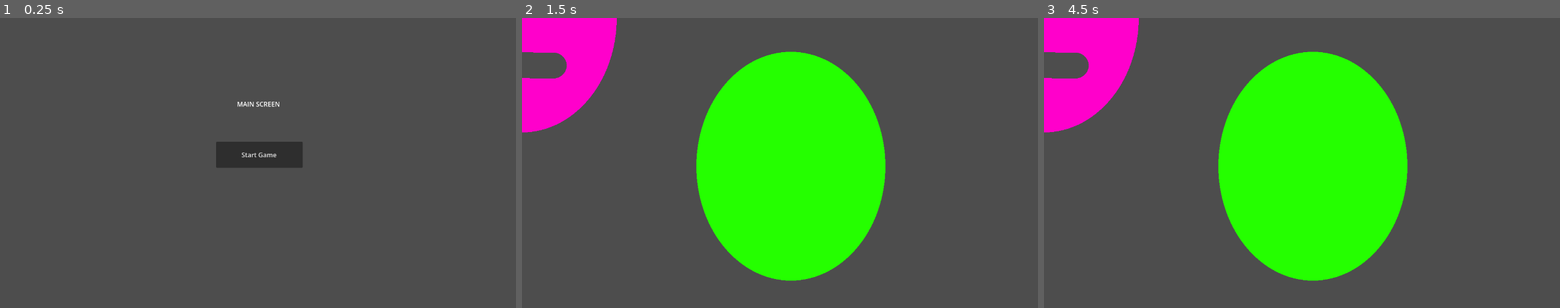
Above: before the commit, frames 1-3 (left to right).
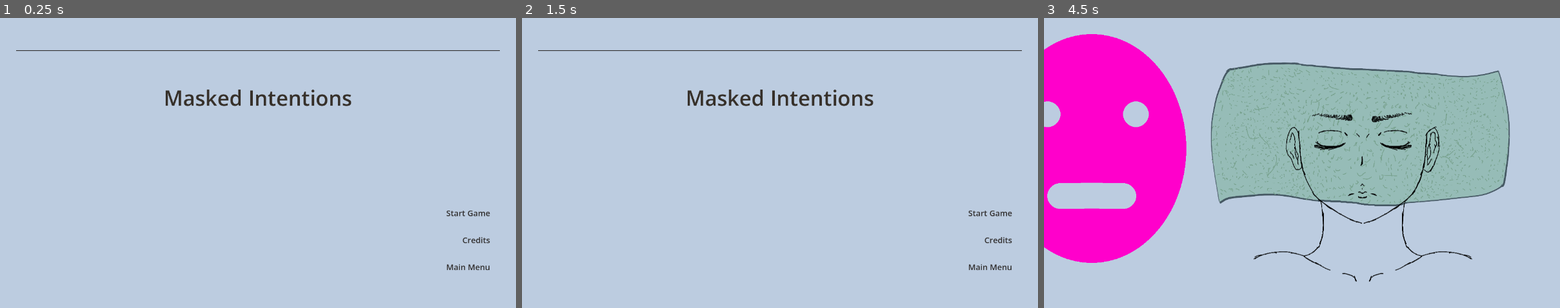
Above: after the commit, the same moments.

Repository: ericdsw/GameJam2026
Game: Godot game, scene res://Game.tscn
Two runs of this game, one before a commit and one after it. Both use one fixed random seed, a clock stepped at 60 frames per second and the inputs below.
Inputs (mouse positions are in pixels of both pictures, inside the frame that each line leads up to):
- Up to frame 1 (0.25 s): no input
- Up to frame 2 (1.5 s): click (780, 154) at 0.5 s, where only the run before the commit has a clickable "Start Game"; tap Enter at 1.25 s; move the mouse to (893, 148) at 1.27 s; click (893, 148) at 1.42 s
- Up to frame 3 (4.5 s): tap Space at 2, 3.5 s; drag from (1198, 177) to (1276, 221) at 2.02 s; tap Enter at 2.75, 4.25 s; move the mouse to (1353, 99) at 2.77 s; click (1353, 99) at 2.92 s; drag from (1276, 221) to (1147, 119) at 3.52 s; move the mouse to (1456, 206) at 4.27 s; click (1456, 206) at 4.42 s

The runs differ from the first frame. In frame 1, 100% of the frame differs, in the area x 0-100%, y 0-100%; in frame 2, 100%; in frame 3, 96%.

Commit message:
Updated screen logic (better encapsulation), added some theme assets, added better placeholder assets

Diff:
--- a/Game.gd
+++ b/Game.gd
@@ -3,8 +3,6 @@
 
 
 @export var main_screen_scene: PackedScene
-@export var face_screen_scene: PackedScene
-@export var game_over_screen_scene: PackedScene
 
 
 var _current_screen: BaseScreen
@@ -29,7 +27,5 @@
 		_current_screen.queue_free()
 
 
-func _on_navigate_to_screen(screen_name: String) -> void:
-	match screen_name:
-		"face_screen":
-			_go_to_screen(face_screen_scene)
+func _on_navigate_to_screen(screen_resource: PackedScene) -> void:
+	_go_to_screen(screen_resource)
--- a/Objects/Face/Face.tscn
+++ b/Objects/Face/Face.tscn
@@ -1,6 +1,6 @@
 [gd_scene format=3 uid="uid://c3n2nt44q0jua"]
 
-[ext_resource type="Texture2D" uid="uid://cahppwc7mo73b" path="res://normal_face_mock.png" id="1_gnrgg"]
+[ext_resource type="Texture2D" uid="uid://cyxvu5dglo8kg" path="res://Resources/Images/Face/placeholder_face.png" id="1_gnrgg"]
 
 [node name="Face" type="Node2D" unique_id=880044491]
 
--- a/Objects/Mask/Mask.tscn
+++ b/Objects/Mask/Mask.tscn
@@ -1,7 +1,7 @@
 [gd_scene format=3 uid="uid://csgwsfnk31gor"]
 
 [ext_resource type="Script" uid="uid://bigpkf5k3pkjf" path="res://Objects/Mask/Mask.gd" id="1_uxyop"]
-[ext_resource type="Texture2D" uid="uid://ds4m6ed0n4g6x" path="res://mask.png" id="2_3kh16"]
+[ext_resource type="Texture2D" uid="uid://ds4m6ed0n4g6x" path="res://Resources/Images/Face/mask.png" id="2_3kh16"]
 [ext_resource type="BitMap" uid="uid://lf7vi41k8kgl" path="res://mask_click_mask.png" id="3_3kh16"]
 
 [node name="Mask" type="Node2D" unique_id=775272652]
--- a/Screens/BaseScreen.gd
+++ b/Screens/BaseScreen.gd
@@ -1,5 +1,6 @@
 class_name BaseScreen
-extends Node2D
+extends Control
 
 
-signal navigate_to_screen(screen_name)
+@warning_ignore("unused_signal")
+signal navigate_to_screen(screen_resource)
--- a/Screens/FaceScreen/FaceScreen.tscn
+++ b/Screens/FaceScreen/FaceScreen.tscn
@@ -2,12 +2,34 @@
 
 [ext_resource type="Script" uid="uid://0aacoajwpd32" path="res://Screens/FaceScreen/FaceScreen.gd" id="1_35dty"]
 [ext_resource type="PackedScene" uid="uid://c3n2nt44q0jua" path="res://Objects/Face/Face.tscn" id="1_rnw1p"]
+[ext_resource type="Texture2D" uid="uid://c4k1cfifklqh6" path="res://Resources/Images/Elements/towel.png" id="2_8fhud"]
 [ext_resource type="PackedScene" uid="uid://csgwsfnk31gor" path="res://Objects/Mask/Mask.tscn" id="3_ubqpy"]
 
-[node name="FaceScreen" type="Node2D" unique_id=1155746004]
+[node name="FaceScreen" type="Control" unique_id=32535975]
+layout_mode = 3
+anchors_preset = 15
+anchor_right = 1.0
+anchor_bottom = 1.0
+grow_horizontal = 2
+grow_vertical = 2
 script = ExtResource("1_35dty")
+metadata/_edit_lock_ = true
+
+[node name="Background" type="ColorRect" parent="." unique_id=1316918570]
+layout_mode = 1
+anchors_preset = 15
+anchor_right = 1.0
+anchor_bottom = 1.0
+grow_horizontal = 2
+grow_vertical = 2
+color = Color(0.7372549, 0.8, 0.8784314, 1)
+
+[node name="Towel" type="Sprite2D" parent="." unique_id=1807603197]
+position = Vector2(786.5, 299.5)
+texture = ExtResource("2_8fhud")
 
 [node name="Face" parent="." unique_id=880044491 instance=ExtResource("1_rnw1p")]
-position = Vector2(667, 368)
+position = Vector2(787.5, 426.5)
 
 [node name="Mask" parent="." unique_id=775272652 instance=ExtResource("3_ubqpy")]
+position = Vector2(118, 324)
--- a/Screens/GameOver/GameOver.tscn
+++ b/Screens/GameOver/GameOver.tscn
@@ -1,3 +1,9 @@
 [gd_scene format=3 uid="uid://bp02qsokypiyh"]
 
-[node name="GameOver" type="Node2D" unique_id=1251981139]
+[node name="GameOver" type="Control" unique_id=1696539601]
+layout_mode = 3
+anchors_preset = 15
+anchor_right = 1.0
+anchor_bottom = 1.0
+grow_horizontal = 2
+grow_vertical = 2
--- a/Screens/MainScreen/MainScreen.gd
+++ b/Screens/MainScreen/MainScreen.gd
@@ -2,5 +2,34 @@
 extends BaseScreen
 
 
-func _on_button_pressed() -> void:
-	navigate_to_screen.emit("face_screen")
+@export var buttons: Array[MainMenuButton]
+
+
+var _active_button: MainMenuButton
+
+
+func _ready() -> void:
+	for button in buttons:
+		button.mouse_entered.connect(_on_button_mouse_entered.bind(button))
+		button.gui_input.connect(_on_button_gui_input.bind(button))
+		button.mouse_exited.connect(_on_button_mouse_exited.bind(button))
+
+
+func _on_button_mouse_entered(which_button: MainMenuButton) -> void:
+	if which_button != _active_button:
+		_active_button = which_button
+		for button in buttons:
+			button.active = button == _active_button
+
+
+func _on_button_mouse_exited(which_button: MainMenuButton) -> void:
+	if _active_button == which_button:
+		_active_button = null
+		for button in buttons:
+			button.active = false
+
+
+func _on_button_gui_input(input_event: InputEvent, which_button: MainMenuButton) -> void:
+	if input_event is InputEventMouseButton:
+		if input_event.button_index == MOUSE_BUTTON_LEFT and input_event.is_pressed():
+			navigate_to_screen.emit(which_button.screen_scene)
--- a/Screens/MainScreen/MainScreen.tscn
+++ b/Screens/MainScreen/MainScreen.tscn
@@ -1,22 +1,84 @@
 [gd_scene format=3 uid="uid://byswwnp8lyn1k"]
 
 [ext_resource type="Script" uid="uid://c00bwv7mfsu67" path="res://Screens/MainScreen/MainScreen.gd" id="1_q1lju"]
+[ext_resource type="PackedScene" uid="uid://c0eyhjsqbcycs" path="res://UserInterface/Buttons/MainMenuButton/MainMenuButton.tscn" id="2_k2ber"]
+[ext_resource type="PackedScene" uid="uid://mrx75ou03kmh" path="res://Screens/FaceScreen/FaceScreen.tscn" id="3_s3utt"]
 
-[node name="MainScreen" type="Node2D" unique_id=1479209338]
+[sub_resource type="LabelSettings" id="LabelSettings_q1lju"]
+font_size = 52
+font_color = Color(0.21176471, 0.1882353, 0.16470589, 1)
+
+[node name="MainScreen" type="Control" unique_id=955668182 node_paths=PackedStringArray("buttons")]
+layout_mode = 3
+anchors_preset = 15
+anchor_right = 1.0
+anchor_bottom = 1.0
+grow_horizontal = 2
+grow_vertical = 2
 script = ExtResource("1_q1lju")
+buttons = [NodePath("VBoxContainer/StartGame"), NodePath("VBoxContainer/Credits"), NodePath("VBoxContainer/QuitGame")]
 
-[node name="Label" type="Label" parent="." unique_id=1297327131]
-offset_left = 588.0
-offset_top = 202.0
-offset_right = 695.0
-offset_bottom = 225.0
-text = "MAIN SCREEN"
+[node name="Background" type="ColorRect" parent="." unique_id=1242094119]
+layout_mode = 1
+anchors_preset = 15
+anchor_right = 1.0
+anchor_bottom = 1.0
+grow_horizontal = 2
+grow_vertical = 2
+color = Color(0.7372549, 0.8, 0.8784314, 1)
 
-[node name="Button" type="Button" parent="." unique_id=635666251]
-offset_left = 536.0
-offset_top = 307.0
-offset_right = 751.0
-offset_bottom = 372.0
-text = "Start Game"
+[node name="TopLine" type="ColorRect" parent="Background" unique_id=1779376046]
+custom_minimum_size = Vector2(0, 2)
+layout_mode = 1
+anchors_preset = -1
+anchor_right = 1.0
+offset_left = 40.0
+offset_top = 80.0
+offset_right = -40.0
+grow_horizontal = 2
+color = Color(0.19215687, 0.18431373, 0.18431373, 1)
 
-[connection signal="pressed" from="Button" to="." method="_on_button_pressed"]
+[node name="TitleLabel" type="Label" parent="." unique_id=1297327131]
+layout_mode = 1
+anchors_preset = -1
+anchor_top = 0.2
+anchor_right = 1.0
+anchor_bottom = 0.35
+offset_top = -36.0
+offset_bottom = 36.0
+grow_horizontal = 2
+grow_vertical = 2
+text = "Masked Intentions"
+label_settings = SubResource("LabelSettings_q1lju")
+horizontal_alignment = 1
+vertical_alignment = 1
+
+[node name="VBoxContainer" type="VBoxContainer" parent="." unique_id=2022974410]
+layout_mode = 1
+anchors_preset = -1
+anchor_left = 1.0
+anchor_top = 1.0
+anchor_right = 1.0
+anchor_bottom = 1.0
+offset_left = -200.0
+offset_top = -141.0
+offset_right = -64.0
+offset_bottom = -74.0
+grow_horizontal = 0
+grow_vertical = 0
+theme_override_constants/separation = 12
+
+[node name="StartGame" parent="VBoxContainer" unique_id=417114390 instance=ExtResource("2_k2ber")]
+layout_mode = 2
+button_text = "Start Game"
+right_selection_offset = 64.0
+screen_scene = ExtResource("3_s3utt")
+
+[node name="Credits" parent="VBoxContainer" unique_id=474490758 instance=ExtResource("2_k2ber")]
+layout_mode = 2
+button_text = "Credits"
+right_selection_offset = 64.0
+
+[node name="QuitGame" parent="VBoxContainer" unique_id=2028582430 instance=ExtResource("2_k2ber")]
+layout_mode = 2
+right_selection_offset = 64.0
--- /dev/null
+++ b/UserInterface/Buttons/MainMenuButton/MainMenuButton.gd
@@ -0,0 +1,71 @@
+@tool
+class_name MainMenuButton
+extends Control
+
+
+@export var button_text: String:
+	set(new_val):
+		button_text = new_val
+		_sync_text.call_deferred()
+@export var inactive_color: Color:
+	set(new_val):
+		inactive_color = new_val
+		_sync_colors.call_deferred()
+@export var active_color: Color:
+	set(new_val):
+		active_color = new_val
+		_sync_colors.call_deferred()
+@export var active := false:
+	set(new_val):
+		active = new_val
+		_sync_colors.call_deferred(0.2)
+@export var right_selection_offset := 0.0:
+	set(new_val):
+		right_selection_offset = new_val
+		_sync_right_selection_offset.call_deferred()
+@export var screen_scene: PackedScene
+@export var selection_rect: TextureRect
+@export var button_label: Label
+
+
+var _animation_tween : Tween = null
+
+
+func _ready() -> void:
+	selection_rect.modulate = inactive_color
+	_sync_text()
+	_sync_colors(0.0)
+	_sync_right_selection_offset()
+
+
+func _sync_colors(animation_duration := 0.0) -> void:
+
+	if _animation_tween != null:
+		_animation_tween.kill()
+
+	var _original_color := button_label.get_theme_color("font_color")
+	var _target_color := active_color if active else inactive_color
+	var _selection_modulate := 1.0 if active else 0.0
+
+	if animation_duration <= 0.0:
+		_apply_text_color(_target_color)
+		selection_rect.modulate.a = _selection_modulate
+	else:
+		_animation_tween = create_tween()
+		_animation_tween.tween_method(_apply_text_color, _original_color, _target_color, animation_duration)
+		_animation_tween.parallel()\
+				.tween_property(selection_rect, "modulate:a", _selection_modulate, animation_duration)\
+				.from(selection_rect.modulate.a)
+
+
+func _sync_right_selection_offset() -> void:
+	var _diff_x : float = size.x - selection_rect.size.x
+	selection_rect.position.x = _diff_x + right_selection_offset
+
+
+func _sync_text() -> void:
+	button_label.text = button_text
+
+
+func _apply_text_color(new_color: Color) -> void:
+	button_label.add_theme_color_override("font_color", new_color)
--- /dev/null
+++ b/UserInterface/Buttons/MainMenuButton/MainMenuButton.tscn
@@ -0,0 +1,39 @@
+[gd_scene format=3 uid="uid://c0eyhjsqbcycs"]
+
+[ext_resource type="Script" uid="uid://c36ihq5irjku1" path="res://UserInterface/Buttons/MainMenuButton/MainMenuButton.gd" id="1_nps8r"]
+[ext_resource type="Texture2D" uid="uid://dmbov8pc7sx07" path="res://Resources/Images/UI/Selection/main_menu_selection.png" id="2_ayiny"]
+
+[node name="MainMenuButton" type="Control" unique_id=1563232101 node_paths=PackedStringArray("selection_rect", "button_label")]
+custom_minimum_size = Vector2(400, 55)
+layout_mode = 3
+anchors_preset = 0
+offset_right = 400.0
+offset_bottom = 55.0
+script = ExtResource("1_nps8r")
+button_text = "Main Menu"
+inactive_color = Color(0.19215687, 0.18431373, 0.18431373, 1)
+active_color = Color(0.7372549, 0.8, 0.8784314, 1)
+selection_rect = NodePath("TextureRect")
+button_label = NodePath("Label")
+
+[node name="TextureRect" type="TextureRect" parent="." unique_id=756266957]
+modulate = Color(0.19215687, 0.18431373, 0.18431373, 0)
+show_behind_parent = true
+layout_mode = 0
+offset_left = -100.0
+offset_right = 400.0
+offset_bottom = 55.0
+texture = ExtResource("2_ayiny")
+
+[node name="Label" type="Label" parent="." unique_id=1467804821]
+layout_mode = 1
+anchors_preset = 15
+anchor_right = 1.0
+anchor_bottom = 1.0
+grow_horizontal = 2
+grow_vertical = 2
+theme_override_colors/font_color = Color(0.19215687, 0.18431373, 0.18431373, 1)
+theme_override_font_sizes/font_size = 20
+text = "Main Menu"
+horizontal_alignment = 2
+vertical_alignment = 1
Binary file added: Resources/Images/Elements/towel.png
Not shown, added: Resources/Images/Elements/towel.png.import
Renamed: die_face_mock.png -> Resources/Images/Face/die_face_mock.png
Not shown, added: Resources/Images/Face/die_face_mock.png.import
Renamed: mask.png -> Resources/Images/Face/mask.png
Not shown, added: Resources/Images/Face/mask.png.import
Renamed: normal_face_mock.png -> Resources/Images/Face/normal_face_mock.png
Not shown, added: Resources/Images/Face/normal_face_mock.png.import
Binary file added: Resources/Images/Face/placeholder_face.png
Not shown, changed: Resources/Images/Face/placeholder_face.png.import
Binary file added: Resources/Images/UI/Buttons/hexagon_brown_dark.png
Not shown, changed: Resources/Images/UI/Buttons/hexagon_brown_dark.png.import
(and 9 more such lines)
